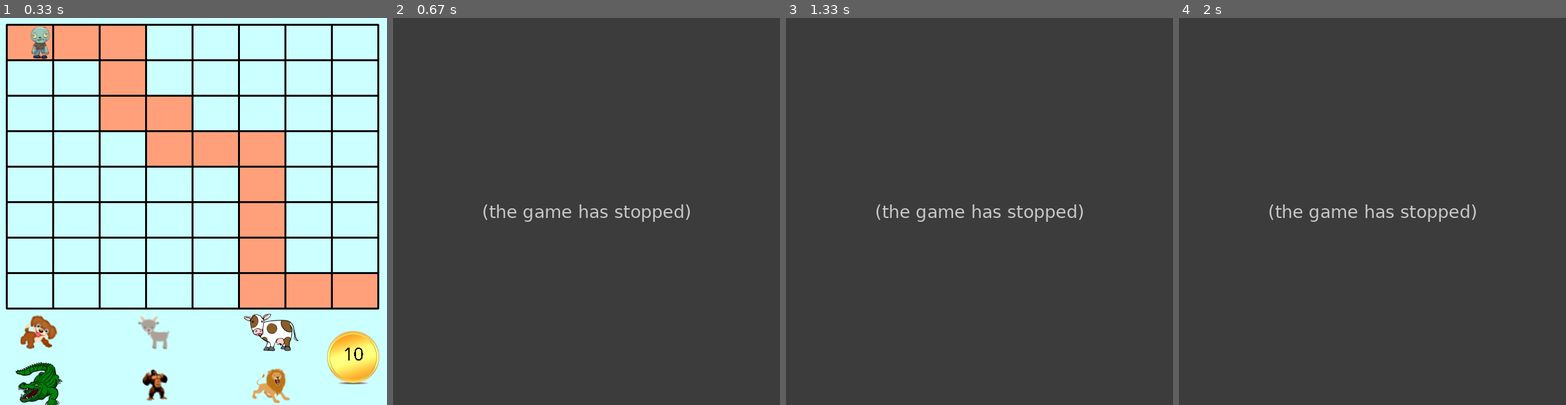
Above: before the commit, frames 1-4 (left to right).
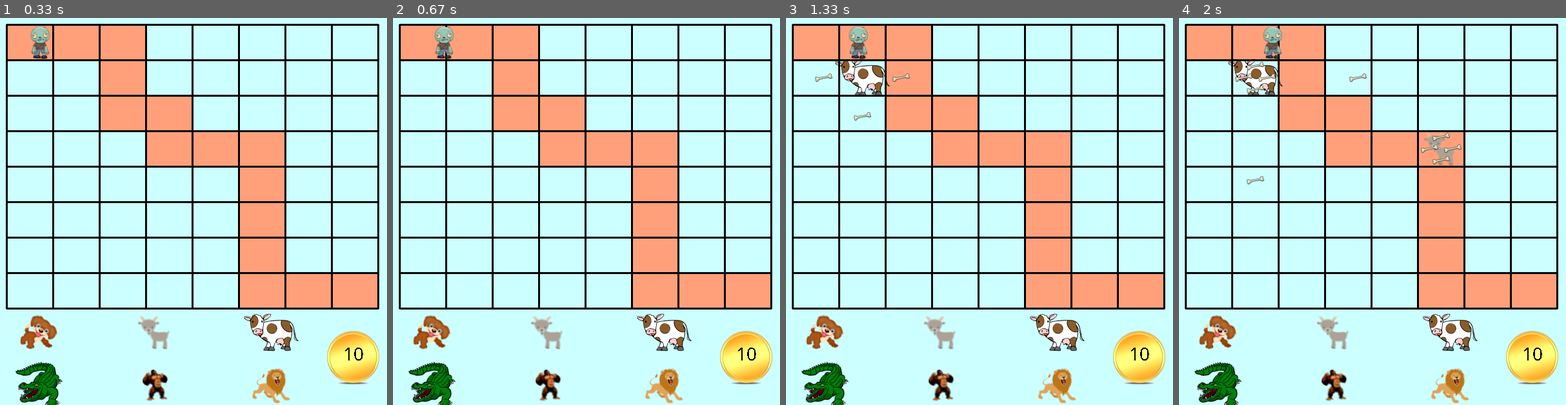
Above: after the commit, the same moments.

Repository: sdomala/Animal-Survival
Game: pygame game, started from CreateGame.py
Two runs of this game, one before a commit and one after it. Both use one fixed random seed, a clock stepped at 60 frames per second and the inputs below.
Inputs (mouse positions are in pixels of both pictures, inside the frame that each line leads up to):
- Up to frame 1 (0.33 s): no input
- Up to frame 2 (0.67 s): press the mouse at (663, 331) at 0.37 s; move the mouse to (563, 242) at 0.47 s; release the mouse at (466, 153) at 0.6 s
- Up to frame 3 (1.33 s): click (878, 68) at 0.72 s; press the mouse at (940, 331) at 1.03 s; move the mouse to (983, 265) at 1.13 s; release the mouse at (1025, 199) at 1.27 s
- Up to frame 4 (2 s): click (1434, 157) at 1.38 s; click (1473, 64) at 1.72 s

Frame 1 is identical in both runs. In frame 2, 100% of the frame differs, in the area x 0-100%, y 0-100%; in frame 3, 100%; in frame 4, 100%.
Error before the commit: IndexError: list index out of range (CreateGame.py line 170); the game stopped at 0.37 s (later frames are placeholders)

Commit message:
Update CreateGame.py

Diff:
--- a/CreateGame.py
+++ b/CreateGame.py
@@ -67,7 +67,8 @@
         self.weapons = []
         self.hasWeapon = False
         self.money = 10
-
+        self.chooseAnimal = True
+        self.type = "dog"
 
 
 
@@ -164,19 +165,70 @@
 # MousePressed function allows you to highlight cells
 
     def mousePressed (self, x, y) :
-        col = (x - self.firstMargin) // self.stepX
-        row = (y - self.firstMargin) // self.stepY
-        first = self.boxes[row][col]
-        second = self.boxes[row + 1][col + 1]
-        third = self.boxes [row][col + 1]
-        fourth = self.boxes[row + 1][col]
-        #Creates list of tuples of each box corner
-        self.hasAnimal = True
-        if self.firstAnimal:
-            self.animals = pygame.sprite.Group(Animal(first[0] + self.stepX / 2, first[1] + self.stepY / 2))
-            self.firstAnimal = False
+        if self.chooseAnimal:
+            if x >= ((6 * self.firstMargin) - 29) and x<= (6 * self.firstMargin + 29) and y <= ((self.height - 0.75 * self.endMargin) + 29) and y >= ((self.height - 0.75 * self.endMargin) - 29) :
+                self.type = "dog"
+            elif x >= ((24 * self.firstMargin) - (53/2)) and x <= ((24 * self.firstMargin) + (53/2)) and y >= ((self.height - 0.75 * self.endMargin) - (53/2)) and y <= ((self.height - 0.75 * self.endMargin) + (53/2)):
+                self.type = "goat"
+            elif x >= ((42 * self.firstMargin) - (73/2)) and x <= ((42 * self.firstMargin) + (73/2)) and y >= ((self.height - 0.75 * self.endMargin) - (51/2)) and y <= ((self.height - 0.75 * self.endMargin) + (51/2)) :
+                print ("got cow")
+                self.type = "cow"
+            else :
+                self.type = "alligator"
+            self.chooseAnimal = False
+
         else :
-            self.animals.add (pygame.sprite.Group(Animal(first[0] + self.stepX / 2, first[1] + self.stepY / 2)))
+            col = (x - self.firstMargin) // self.stepX
+            row = (y - self.firstMargin) // self.stepY
+            first = self.boxes[row][col]
+            second = self.boxes[row + 1][col + 1]
+            third = self.boxes [row][col + 1]
+            fourth = self.boxes[row + 1][col]
+            #Creates list of tuples of each box corner
+            self.hasAnimal = True
+            if self.type == "dog" :
+                if self.firstAnimal:
+                    self.animals = pygame.sprite.Group(Dog(first[0] + self.stepX / 2, first[1] + self.stepY / 2))
+                    self.firstAnimal = False
+                else :
+                    self.animals.add (pygame.sprite.Group(Dog(first[0] + self.stepX / 2, first[1] + self.stepY / 2)))
+            elif self.type == "goat" :
+                if self.firstAnimal:
+                    self.animals = pygame.sprite.Group(Goat(first[0] + self.stepX / 2, first[1] + self.stepY / 2))
+
+                    self.firstAnimal = False
+                else :
+                    self.animals.add (pygame.sprite.Group(Goat(first[0] + self.stepX / 2, first[1] + self.stepY / 2)))
+            elif self.type == "cow" :
+                if self.firstAnimal :
+                    self.animals = pygame.sprite.Group(Cow(first[0] + self.stepX / 2, first[1] + self.stepY / 2))
+                    self.firstAnimal = False
+                else :
+                    self.animals.add (pygame.sprite.Group(Cow(first[0] + self.stepX / 2, first[1] + self.stepY / 2)))
+            elif self.type == "alligator":
+                if self.firstAnimal:
+                    self.animals = pygame.sprite.Group(Alligator(first[0] + self.stepX / 2, first[1] + self.stepY / 2))
+                    for animal in self.animals:
+                        print (animal.width, animal.height)
+                    self.firstAnimal = False
+                else :
+                    self.animals.add (pygame.sprite.Group(Alligator(first[0] + self.stepX / 2, first[1] + self.stepY / 2)))
+            elif self.type == "gorilla":
+                if self.firstAnimal:
+                    self.animals = pygame.sprite.Group(Dog(first[0] + self.stepX / 2, first[1] + self.stepY / 2))
+                    self.firstAnimal = False
+                else :
+                    self.animals.add (pygame.sprite.Group(Dog(first[0] + self.stepX / 2, first[1] + self.stepY / 2)))
+            elif self.type == "lion":
+                if self.firstAnimal:
+                    self.animals = pygame.sprite.Group(Lion(first[0] + self.stepX / 2, first[1] + self.stepY / 2))
+                    self.firstAnimal = False
+                else :
+                    self.animals.add (pygame.sprite.Group(Lion(first[0] + self.stepX / 2, first[1] + self.stepY / 2)))
+            self.chooseAnimal = True
+
+
+
 
 # Called approximately every 20 milliseconds and updates position of enemies
 
@@ -219,7 +271,6 @@
                 if pygame.sprite.collide_mask (weapon, enemy) :
                     enemy.health -= weapon.damage
                     self.weapons.remove (weapon)
-                    print (enemy.health, weapon.damage)
                     if enemy.health <= 0:
                         self.enemies.remove (enemy)
 
@@ -291,6 +342,9 @@
         self.displayAnimals.add (pygame.sprite.Group (Lion (42 * self.firstMargin, self.height - 0.2 * self.endMargin)))
 
         self.displayAnimals.draw (screen)
+
+
+
 
 
 # Helper function that gets plant boxes
